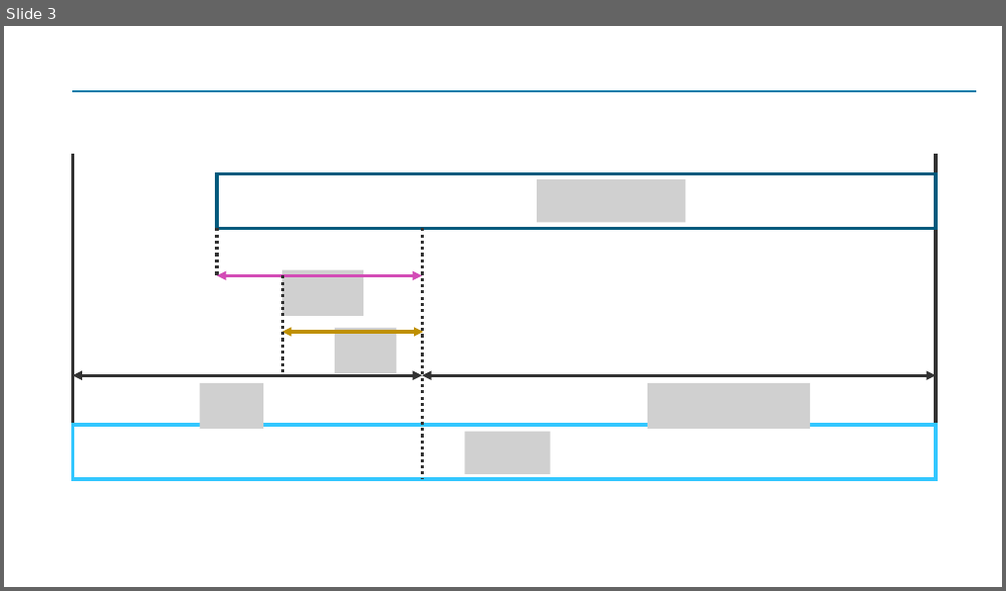
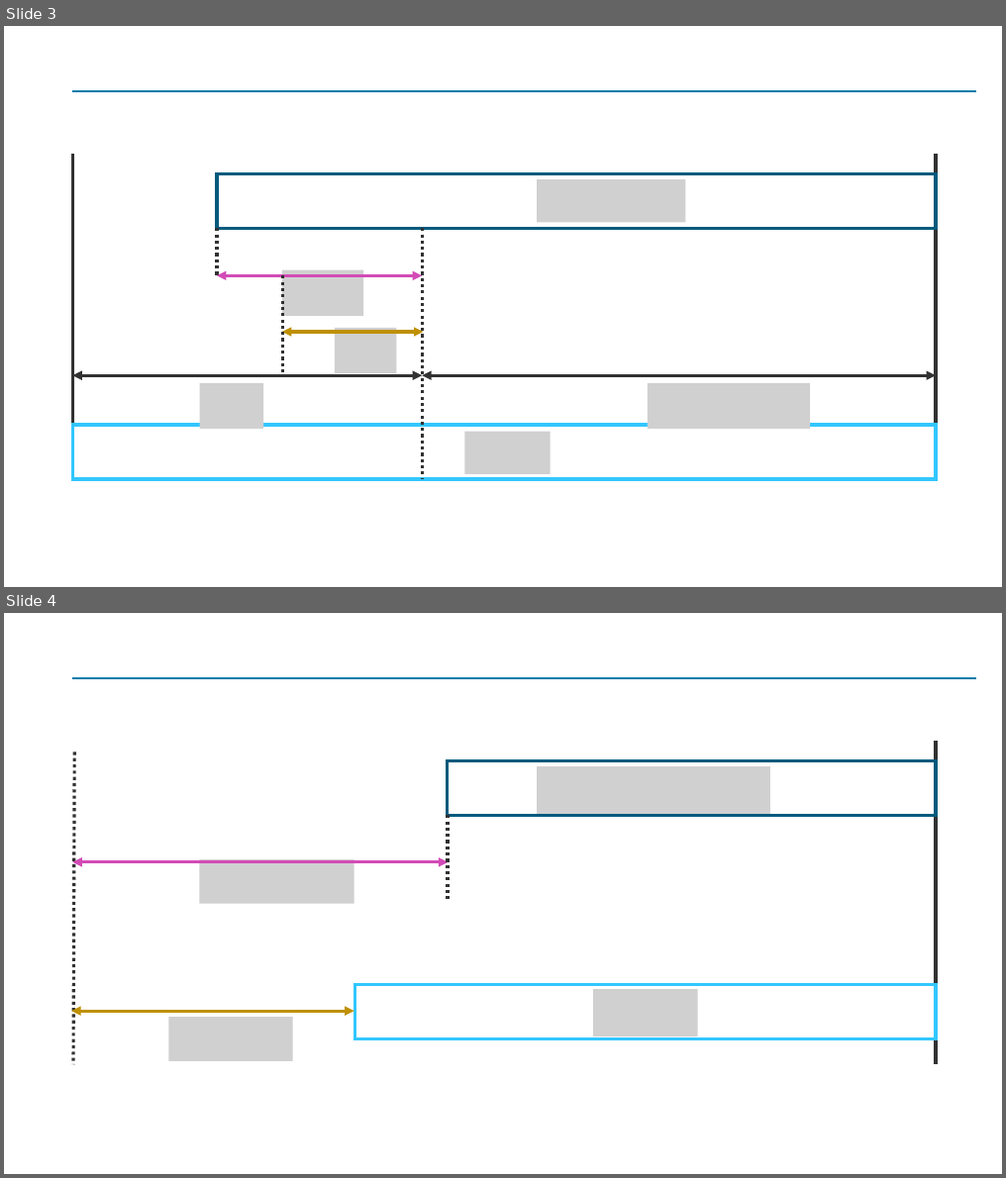
Before and after one commit to Yoshiaki-Harada/Resarch, a slide deck: Paper/master-thesis/src/img/chapter-2/図.pptx. Shown one above the other, each under a label of ours: slide 3 before the commit, slides 3 and 4 after it. The pictures are 1006x591 and 1006x1178 pixels, drawn with LibreOffice and Linux fonts; fonts in the diff are those of the drawing; grey boxes stand for pictures. Boxes give left, top, right and bottom in pixels: in the first picture for what was removed or moved away, otherwise in the second. Text is boxed around its words. In the diff, an @@ line names an element or a change of style, - is before the commit and + after.

```diff
--- a/Paper/master-thesis/src/img/chapter-2/図.pptx
+++ b/Paper/master-thesis/src/img/chapter-2/図.pptx
@@ slide 4 added at (4,613,1002,1174), background #FFFFFF; not listed: 1 template element that a slide beside it also shows @@
@@ line added from (74, 753) to (73, 1065), #323232 3 pt dashed @@
@@ rectangle added at (448,761,936,815), outline #005B7D 3 pt @@
@@ line added from (936, 741) to (936, 1065), #323232 3 pt @@
@@ picture added at (537,766,770,814) @@
@@ line added from (448, 815) to (448, 902), #323232 3 pt dashed @@
@@ double arrow added from (73, 862) to (448, 862), #D34BB6 3 pt @@
@@ picture added at (199,860,354,903) @@
@@ rectangle added at (355,985,936,1040), outline #32C7FF 3 pt @@
@@ picture added at (593,989,698,1037) @@
@@ double arrow added from (71, 1011) to (354, 1011), #BF9000 3 pt @@
@@ picture added at (168,1017,292,1061) @@
```
Also in this commit, not shown: 1 slide removed, 16 other files.
